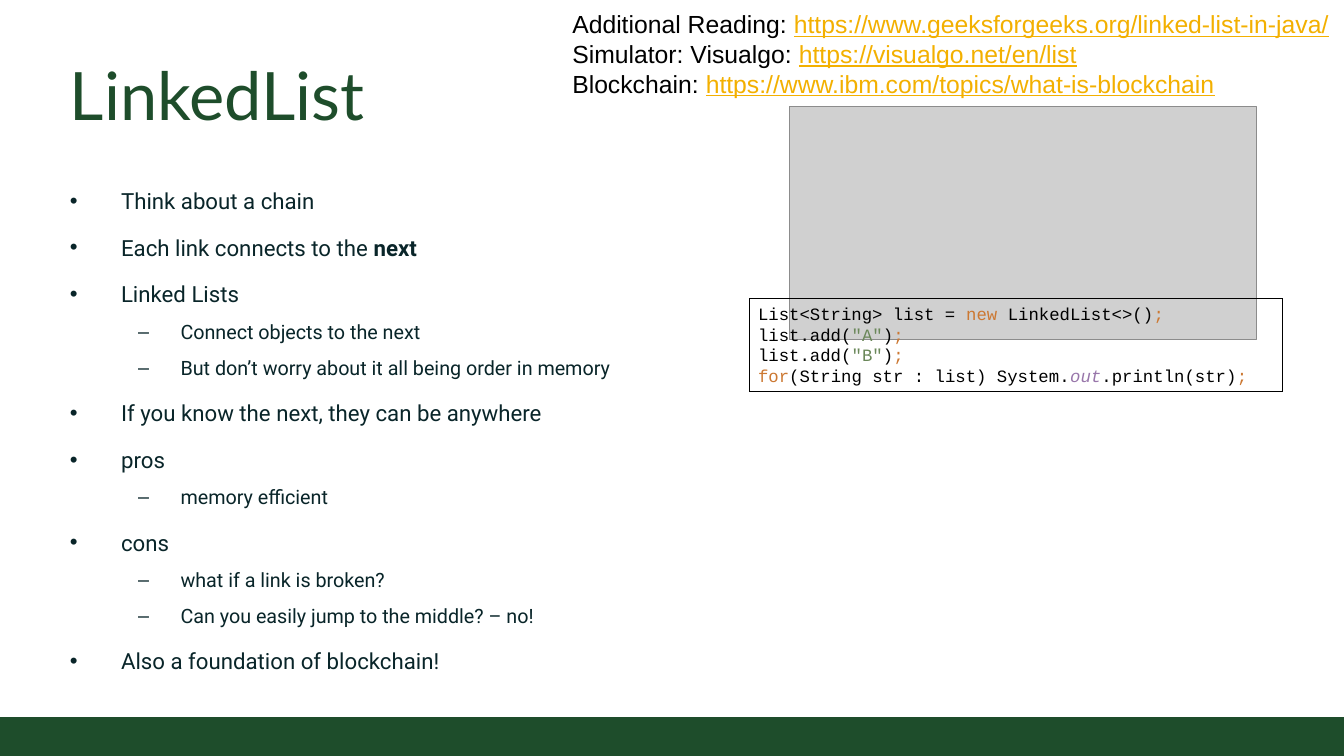
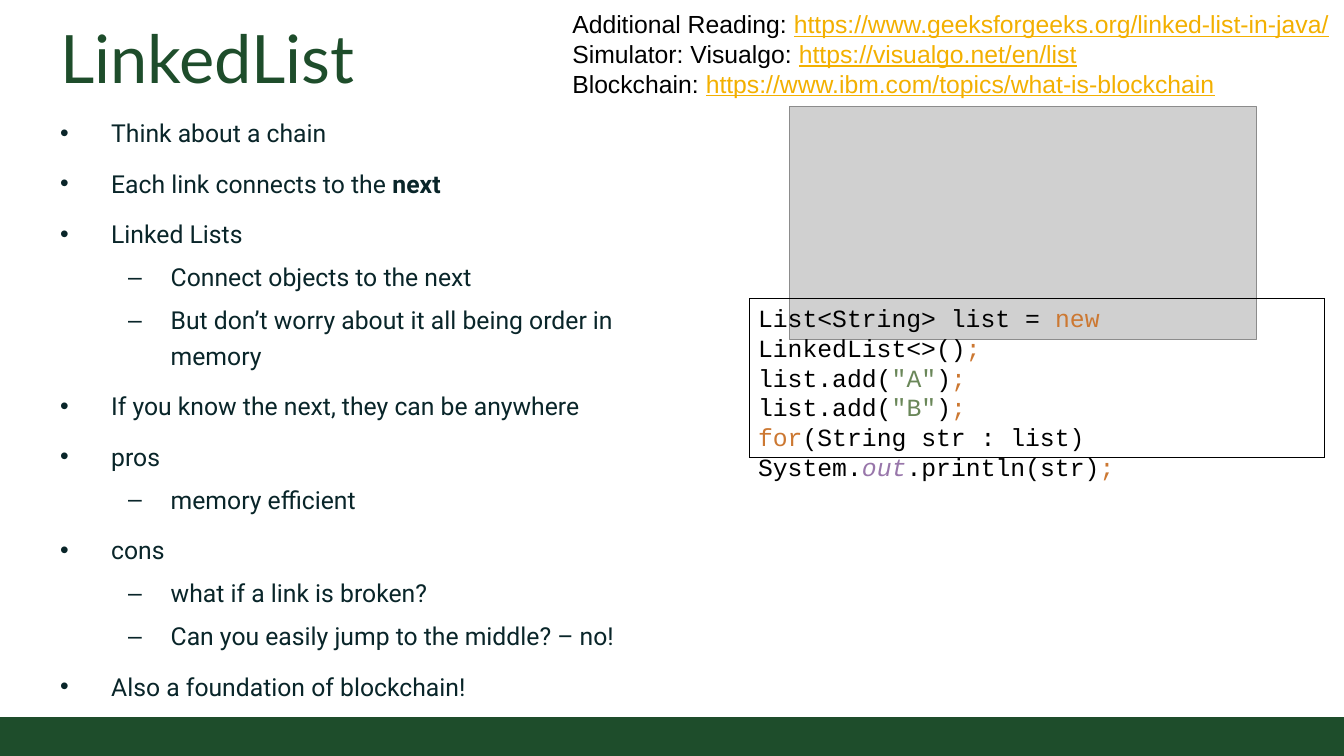
Before and after one commit to CSU-CompSci-CS163-4/Handouts, a slide deck: slide 4 of slides/On-Campus/14_03_Collections.pptx. Drawn at 1344x756 pixels with LibreOffice and Linux fonts; fonts in the diff are those of the drawing; grey boxes stand for pictures; background and template pictures are left out. Boxes give left, top, right and bottom in pixels: in the first picture for what was removed or moved away, otherwise in the second. Text is boxed around its words. In the diff, an @@ line names an element or a change of style, - is before the commit and + after.

```diff
--- a/slides/On-Campus/14_03_Collections.pptx
+++ b/slides/On-Campus/14_03_Collections.pptx
@@ title "LinkedList": place and size @@
-title "LinkedList" at (70, 71, 365, 121)
+title "LinkedList" at (60, 34, 355, 84)
@@ text "Think about a chain": place and size @@
-text "Think about a chain" at (121, 192, 610, 670)
+text "Think about a chain" at (111, 123, 614, 697)
@@ text "Think about a chain" at (111, 123, 614, 697): size 18 to 20 pt in "Think about a chain", "Each link connects to the next", "Linked Lists", "If you know the next, they can ..." and 3 more places; size 16 to 20 pt in "Connect objects to the next", "But don’t worry about it all being ...", "memory efficient", "what if a link is broken?" and 1 more places @@
@@ rectangle "List<String> list = new LinkedList<>(); ...": place and size @@
-rectangle "List<String> list = new LinkedList<>(); ..." at (749, 299, 1283, 391)
+rectangle "List<String> list = new LinkedList<>(); ..." at (749, 299, 1324, 457)
@@ rectangle "List<String> list = new LinkedList<>(); ..." at (749, 299, 1324, 457): size 14 to 20 pt @@
```
Also in this commit, not shown: 5 other slides changed, 4 slides added, 1 slide removed.
